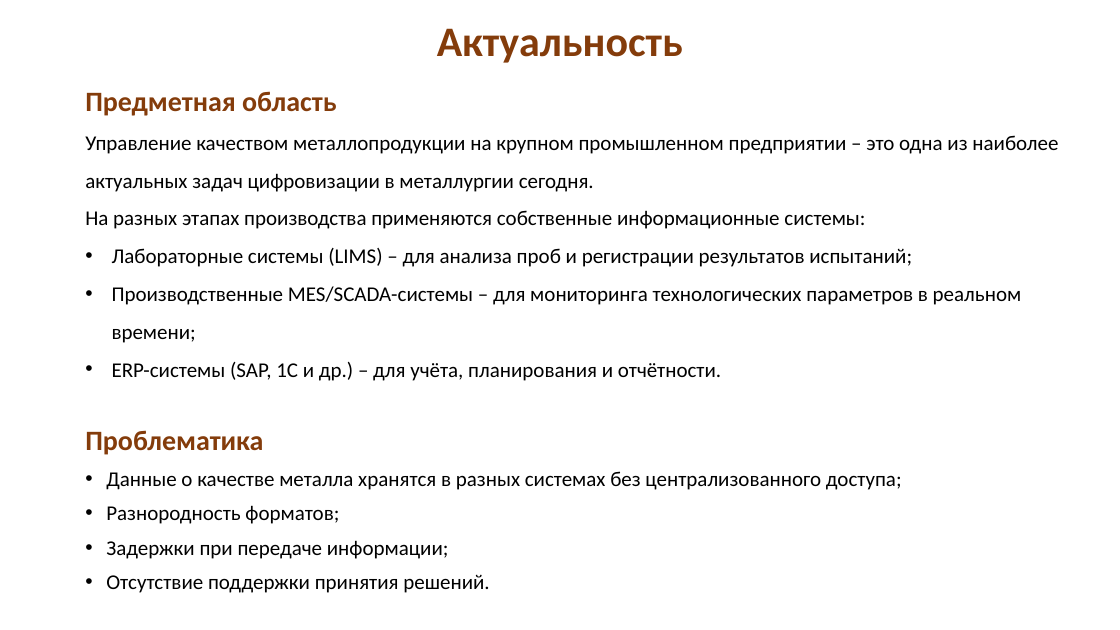
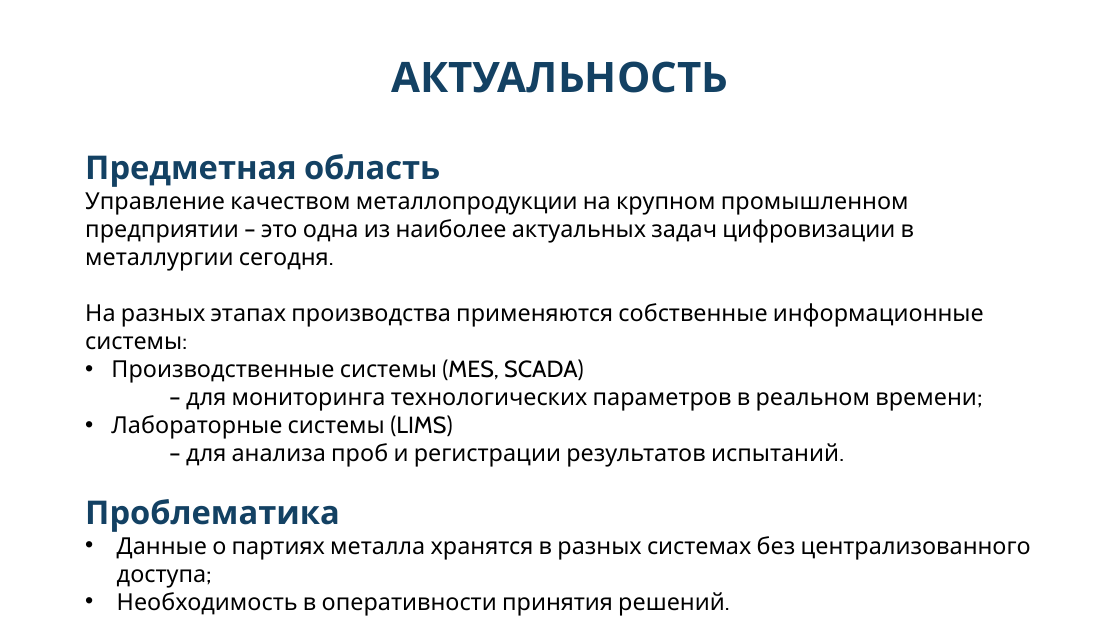
Before and after one commit to koshachya-myatka/vkr, a slide deck: slide 2 of Документы/Защита_Парамонова_АС.pptx. Drawn at 1120x630 pixels with LibreOffice and Linux fonts; fonts in the diff are those of the drawing. Boxes give left, top, right and bottom in pixels: in the first picture for what was removed or moved away, otherwise in the second. Text is boxed around its words. In the diff, an @@ line names an element or a change of style, - is before the commit and + after.

```diff
--- a/Документы/Защита_Парамонова_АС.pptx
+++ b/Документы/Защита_Парамонова_АС.pptx
@@ title at [391,61,728,93]: text changed; font Calibri to Cabin; text colour #843C0B to #134163 @@
-Актуальность
+АКТУАЛЬНОСТЬ
@@ text "Предметная область": place and size @@
-text "Предметная область" at [85,91,1058,381]
+text "Предметная область" at [85,154,1031,616]
@@ text at [85,154,984,350]: size 24 to 28 pt, text colour #843C0B to #134163 in "Предметная область"; font Calibri to Cabin in "Предметная область", "Управление качеством металлопродукции на крупном промышленно ...", "На разных этапах производства применяются собственные информ ..."; size 18 to 20 pt in "Управление качеством металлопродукции на крупном промышленно ...", "На разных этапах производства применяются собственные информ ..."; line spacing 1.5 to 1 @@
@@ text at [85,359,1031,616]: text changed; size 18 to 20 pt; font Calibri to Cabin @@
-• Лабораторные системы (LIMS) – для анализа проб и регистрации результатов испытаний;
-• Производственные MES/SCADA-системы – для мониторинга технологических параметров в реальном времени;
-• ERP-системы (SAP, 1C и др.) – для учёта, планирования и отчётности.
+• Производственные системы (MES, SCADA)
+– для мониторинга технологических параметров в реальном времени;
+• Лабораторные системы (LIMS)
+– для анализа проб и регистрации результатов испытаний.
+Проблематика
+• Данные о партиях металла хранятся в разных системах без централизованного доступа;
+• Необходимость в оперативности принятия решений.
@@ text removed at [85,430,902,593] @@
-Проблематика
-• Данные о качестве металла хранятся в разных системах без централизованного доступа;
-• Разнородность форматов;
-• Задержки при передаче информации;
-• Отсутствие поддержки принятия решений.
```
Also in this commit, not shown: 6 other slides changed, 7 slides added, 10 slides removed, 11 other files.
